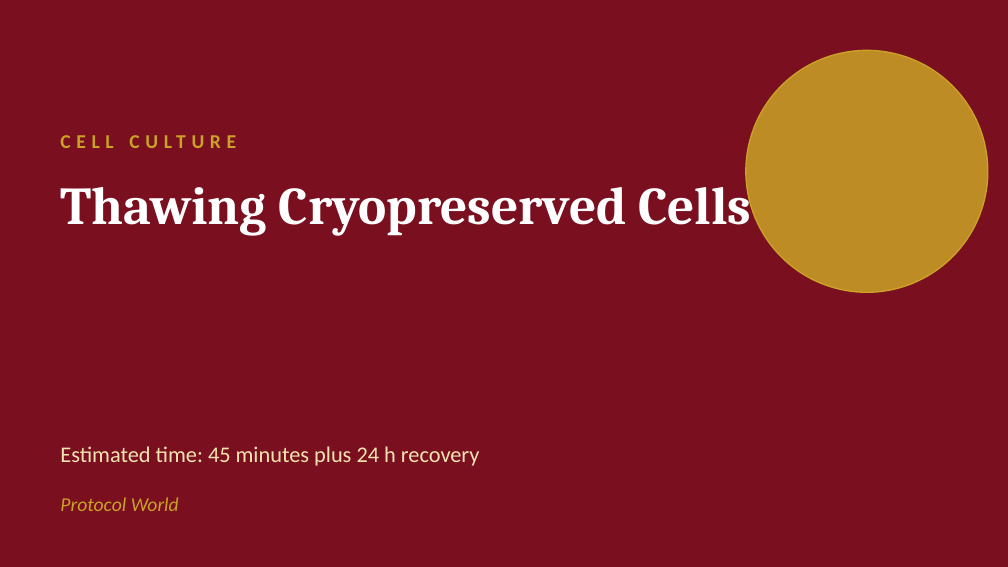
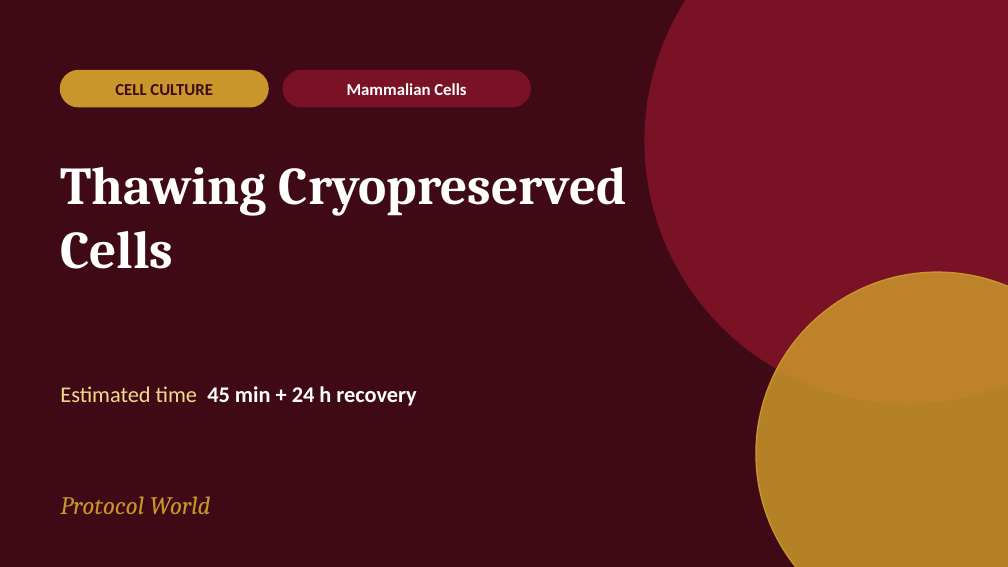
Before and after one commit to ProtocolWorld/ProtocolWorld, a slide deck: slide 1 of uploads/thawing-cryopreserved-cells.pptx. Drawn at 1008x567 pixels with LibreOffice and Linux fonts; fonts in the diff are those of the drawing. Boxes give left, top, right and bottom in pixels: in the first picture for what was removed or moved away, otherwise in the second. Text is boxed around its words. In the diff, an @@ line names an element or a change of style, - is before the commit and + after.

```diff
--- a/uploads/thawing-cryopreserved-cells.pptx
+++ b/uploads/thawing-cryopreserved-cells.pptx
@@ background #7A0F1F to #3F0A16 @@
@@ ellipse: place and size @@
-ellipse at [746, 50, 988, 292]
+ellipse at [645, 0, 1008, 403]
@@ ellipse at [645, 0, 1008, 403]: fill #C9A227 at 85% opacity to #7A1226; outline #C9A227 1 pt to #7A1226 1 pt @@
@@ text "CELL CULTURE": place and size @@
-text "CELL CULTURE" at [60, 121, 716, 161]
+text "CELL CULTURE" at [115, 84, 213, 95]
@@ text "CELL CULTURE" at [115, 84, 213, 95]: size 14 to 12 pt, text colour #C9A227 to #3F0A16, letter spacing 4 to 0 pt; alignment left to centre @@
@@ rounded rectangle added at [60, 71, 268, 107], fill #C9962B, outline #C9962B 1 pt @@
@@ rounded rectangle added at [283, 71, 530, 107], fill #7A1226, outline #7A1226 1 pt @@
@@ text added at [347, 83, 466, 95], 12 pt, text #FFFFFF, bold @@
+Mammalian Cells
@@ text "Thawing Cryopreserved Cells" rewrapped from [60, 175, 751, 236] to [60, 167, 627, 269] @@
@@ ellipse added at [756, 272, 1008, 567], fill #C9962B at 85% opacity, outline #C9962B 1 pt @@
@@ text at [60, 386, 416, 406]: text changed; text colour #F3E3B0 to #FFFFFF; bold on @@
-Estimated time: 45 minutes plus 24 h recovery
+Estimated time 45 min + 24 h recovery
@@ text "Protocol World" at [60, 496, 211, 514]: size 14 to 18 pt, font Calibri to Cambria, text colour #C9A227 to #C9962B @@
```
Also in this commit, not shown: 4 other slides changed, 6 slides added, 3 slides removed, 3 other files.
